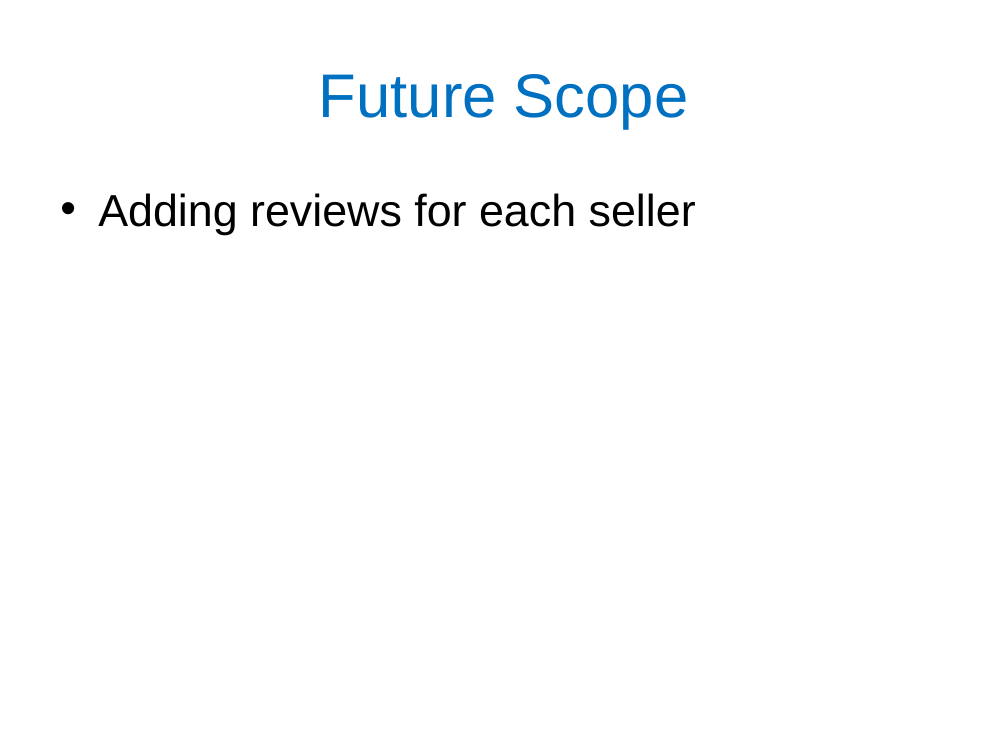
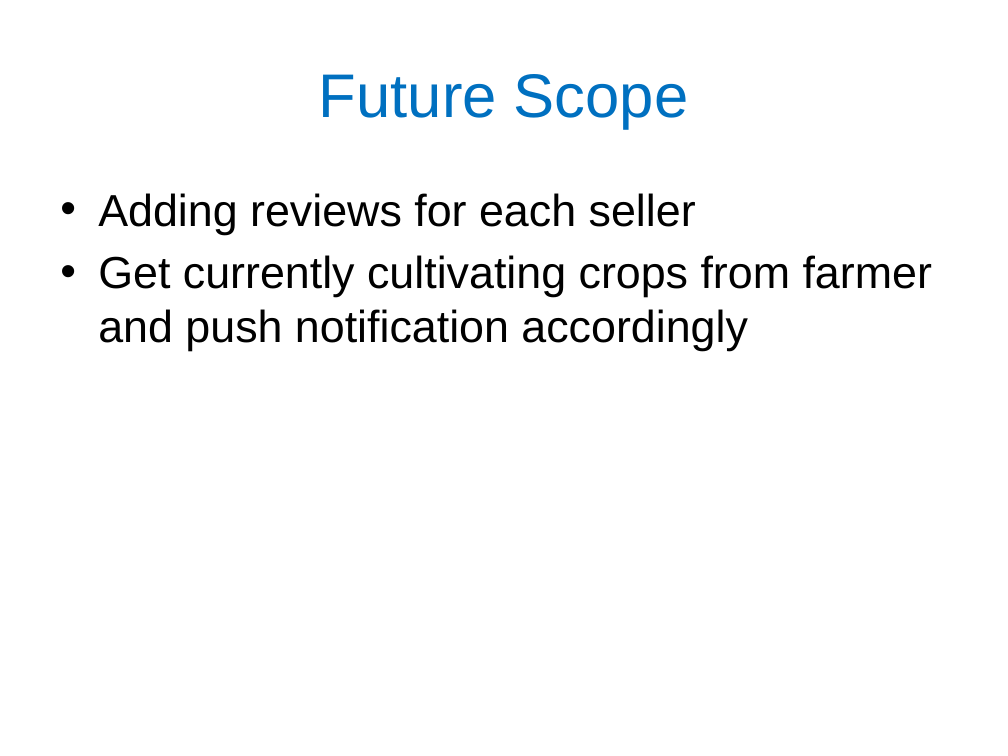
Before and after one commit to SCE-UMKC/ASESP2016_Farmers_Ville_Team_11, a slide deck: slide 4 of Documentation/project final ppt.pptx. Drawn at 1008x756 pixels with LibreOffice and Linux fonts; fonts in the diff are those of the drawing; background and template pictures are left out. Boxes give left, top, right and bottom in pixels: in the first picture for what was removed or moved away, otherwise in the second. Text is boxed around its words. In the diff, an @@ line names an element or a change of style, - is before the commit and + after.

```diff
--- a/Documentation/project final ppt.pptx
+++ b/Documentation/project final ppt.pptx
@@ text at [98, 255, 932, 351]: paragraph added @@
+• Get currently cultivating crops from farmer and push notification accordingly
```
Also in this commit, not shown: 1 other slide changed, 1 other file.
